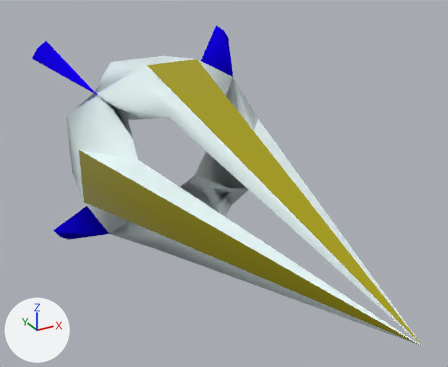
Before and after pictures for a commit that changed the Blender file devsrc/blender_files/jdeivid/ruina/v1/ruina_projectile.blend.
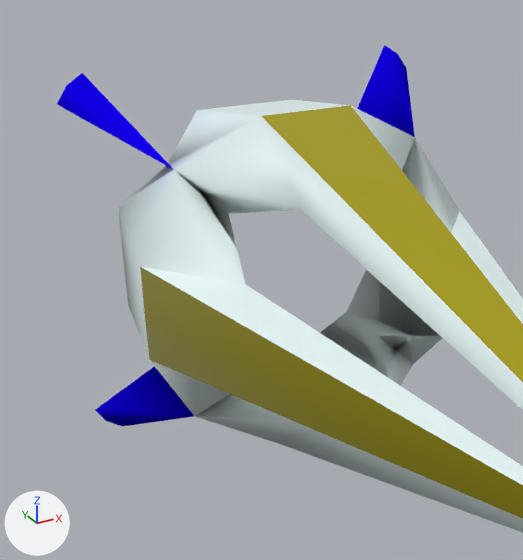
Old and new are each drawn whole from a 50 mm camera at (-15.1, -35.6, 14.4) aimed at (-0.4, -8.9, 1.1) and again close up on the part from 0% to 66% of the width and 0% to 86% of the height. The lights are fixed; the arrows at lower left show +X, +Y and +Z. The first two pictures are the older version.

In view in the first close-up: 'ruina_projectile'.
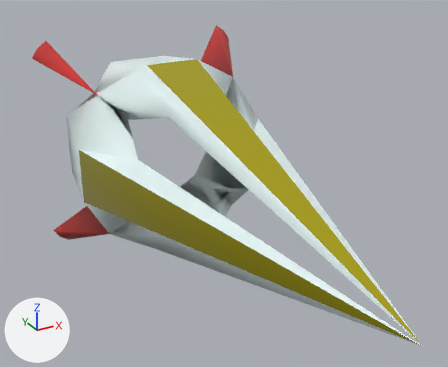
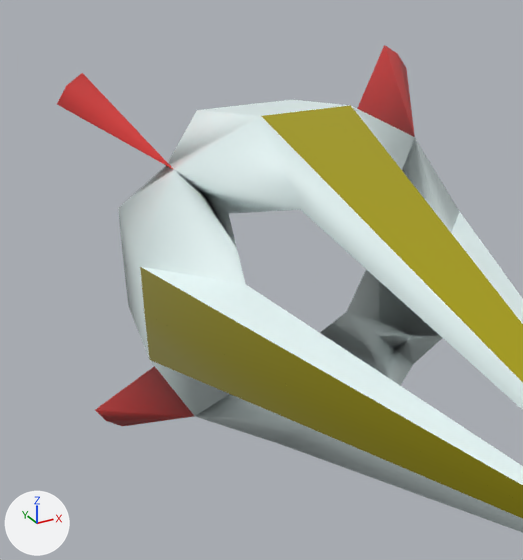
Edits to the bpy script that builds the scene:
```text
Add img_c_invasion_wrangler_laser_png:
    img_c_invasion_wrangler_laser_png = load_image('c_invasion_wrangler_laser.png', '../c_invasion_wrangler_laser.png', 16, 16, 'sRGB')
Add mat_c_invasion_wrangler_laser:
    mat_c_invasion_wrangler_laser = principled_material('c_invasion_wrangler_laser')
    mat_c_invasion_wrangler_laser.texture = img_c_invasion_wrangler_laser_png  # with its transparency
Change me_ruina_projectile:
    where me_ruina_projectile.from_pydata(...)  # 19 vertices, 32 faces; spans x -7.0..0.0, y -23.1..3.8, z 0.0..7.0
    used by ob_ruina_projectile; location = (0.0, 0.0, 0.0)
    me_ruina_projectile part 1: all 7 faces that had it switch from mat_blue (blue #1600fd) to mat_c_invasion_wrangler_laser (picture img_c_invasion_wrangler_laser_png)
```

Where the change shows, as pixel boxes (x1, y1, x2, y2) in the close-ups (523 x 560 px):
part 1 of me_ruina_projectile, recoloured: (57, 45, 415, 426) in both
